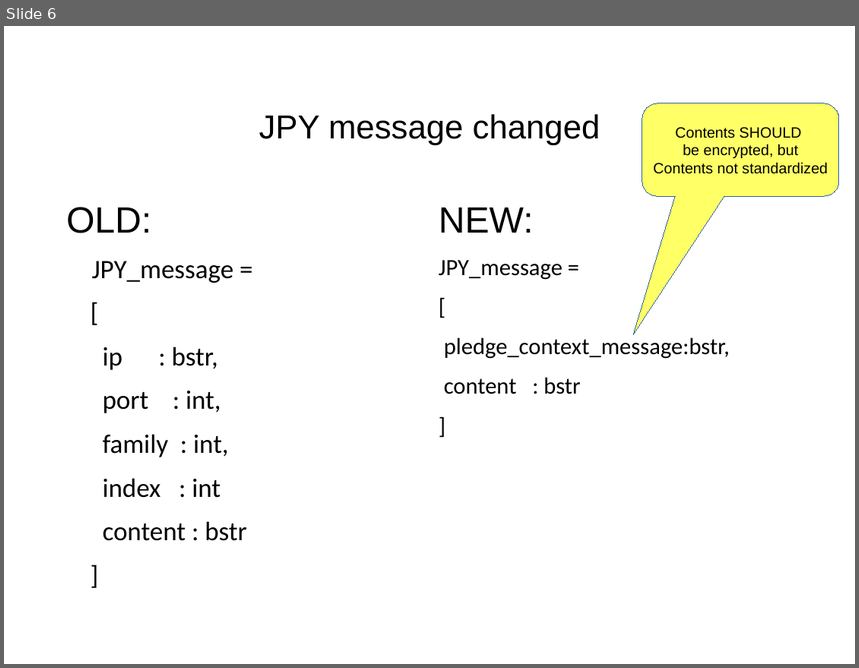
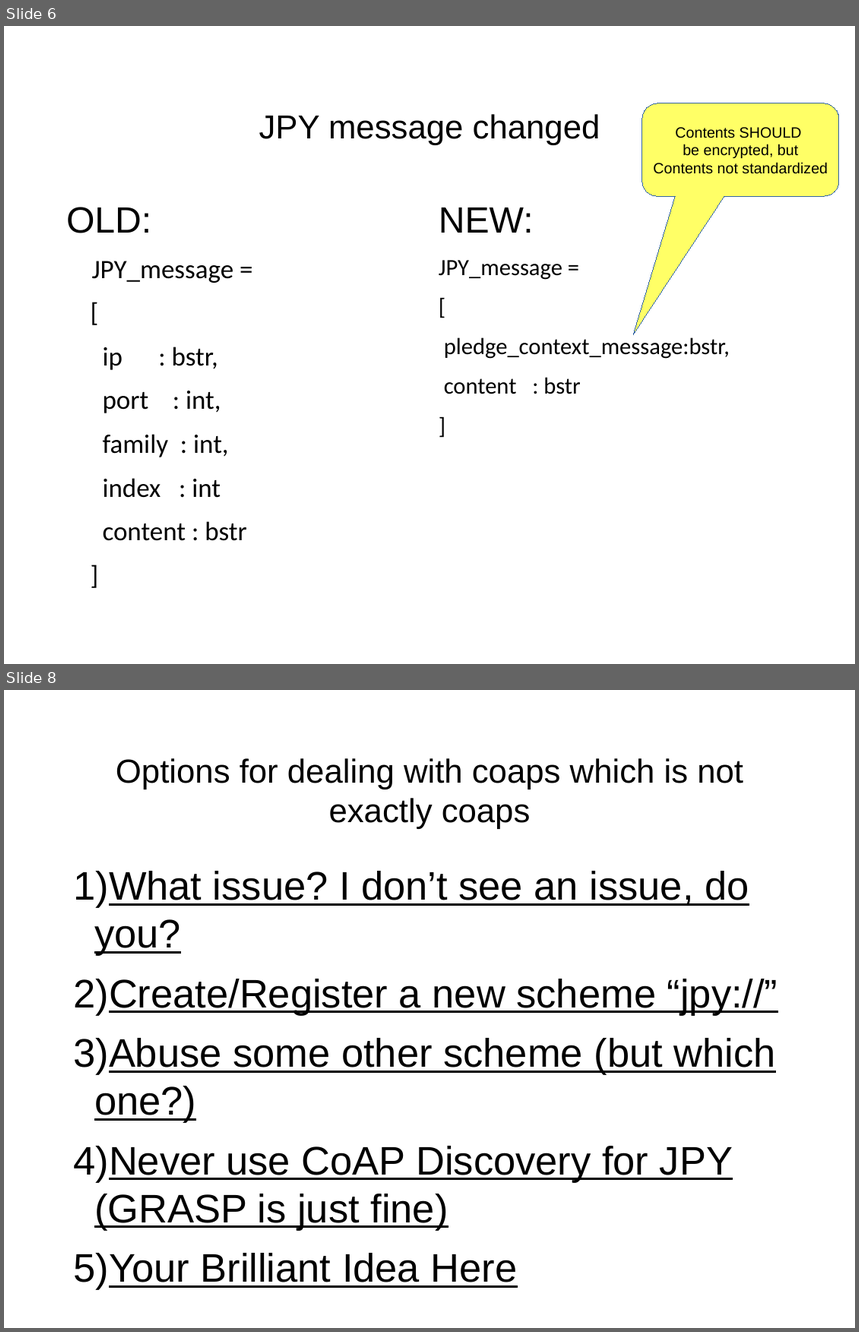
Before and after one commit to anima-wg/constrained-join-proxy, a slide deck: presentations/ietf114-constrained-proxy.odp. Shown one above the other, each under a label of ours: slide 6 before the commit, slides 6 and 8 after it; the slides between them are not shown. The pictures are 859x668 and 859x1332 pixels, drawn with LibreOffice and Linux fonts; fonts in the diff are those of the drawing. Boxes give left, top, right and bottom in pixels: in the first picture for what was removed or moved away, otherwise in the second. Text is boxed around its words. In the diff, an @@ line names an element or a change of style, - is before the commit and + after.

```diff
--- a/presentations/ietf114-constrained-proxy.odp
+++ b/presentations/ietf114-constrained-proxy.odp
@@ slide 8 added at bbox=[4, 690, 855, 1328], background #FFFFFF @@
@@ title added at bbox=[116, 758, 743, 829], 40 pt, text #000000 @@
+Options for dealing with coaps which is not exactly coaps
@@ text added at bbox=[73, 871, 778, 1290], 48 pt, text #000000, underline @@
+1) What issue? I don’t see an issue, do you?
+2) Create/Register a new scheme “jpy://”
+3) Abuse some other scheme (but which one?)
+4) Never use CoAP Discovery for JPY (GRASP is just fine)
+5) Your Brilliant Idea Here
```
Also in this commit, not shown: 2 slides changed, 1 other slide added, 1 other file.
